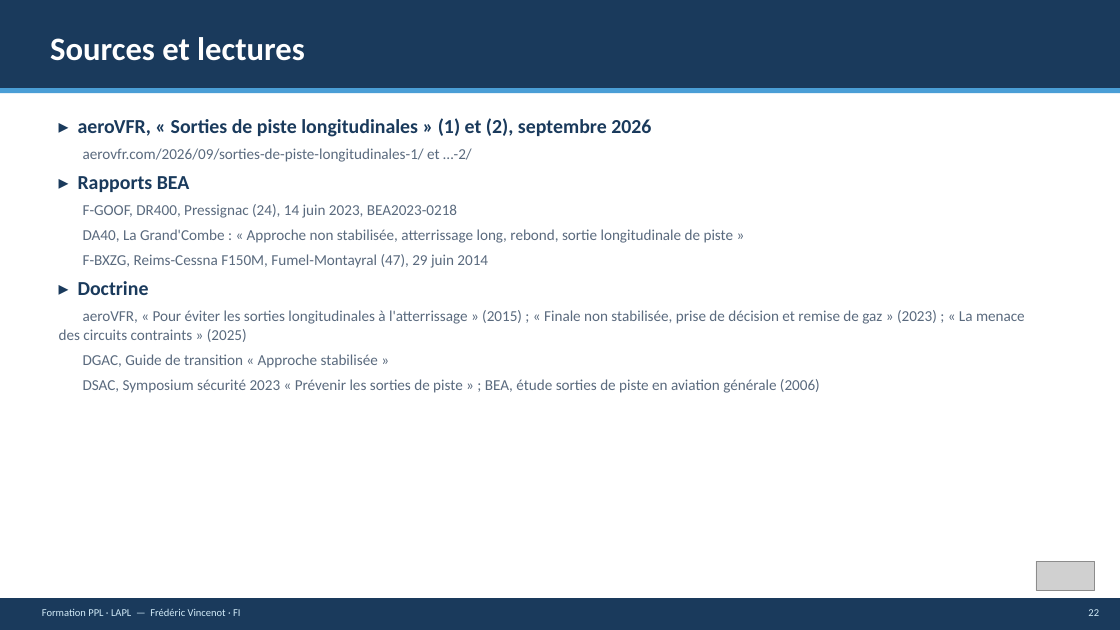
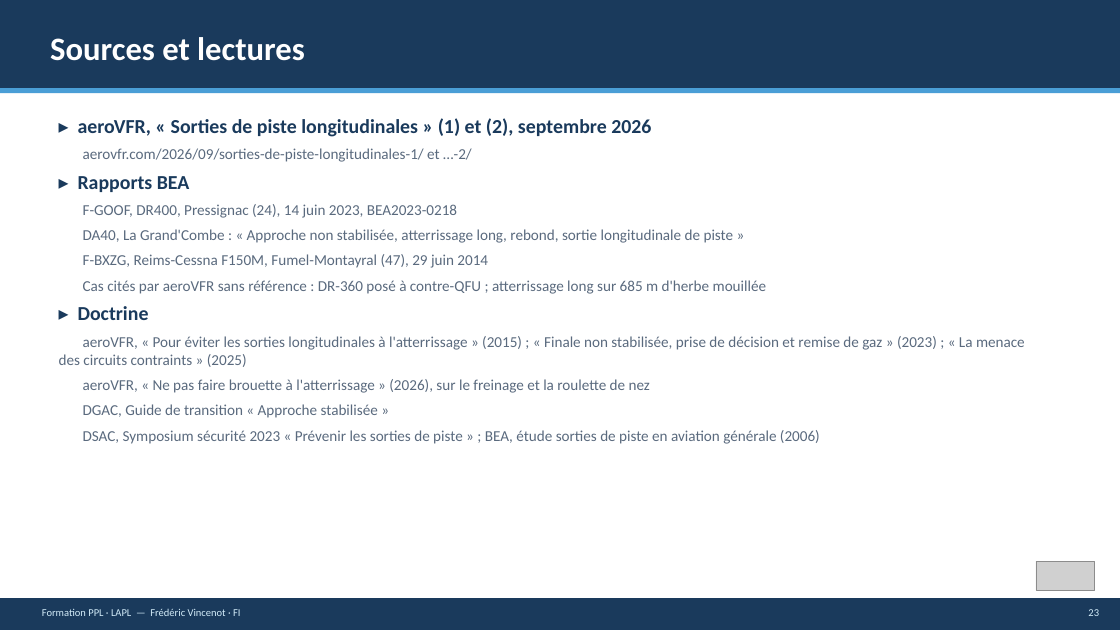
Before and after one commit to FredericVCT/trip-moto-juin-2026, a slide deck: slide 23 of aeroclub/sorties-de-piste/Sorties_de_piste_longitudinales_FV.pptx (slide 22 before the commit). Drawn at 1120x630 pixels with LibreOffice and Linux fonts; fonts in the diff are those of the drawing; grey boxes stand for pictures. Boxes give left, top, right and bottom in pixels: in the first picture for what was removed or moved away, otherwise in the second. Text is boxed around its words. In the diff, an @@ line names an element or a change of style, - is before the commit and + after.

```diff
--- a/aeroclub/sorties-de-piste/Sorties_de_piste_longitudinales_FV.pptx
+++ b/aeroclub/sorties-de-piste/Sorties_de_piste_longitudinales_FV.pptx
@@ text at (83,280,767,294): paragraph added @@
+Cas cités par aeroVFR sans référence : DR-360 posé à contre-QFU ; atterrissage long sur 685 m d'herbe mouillée
@@ text at (83,379,650,393): paragraph added @@
+aeroVFR, « Ne pas faire brouette à l'atterrissage » (2026), sur le freinage et la roulette de nez
```
Also in this commit, not shown: 11 other slides changed, 1 slide added, 1 other file.
